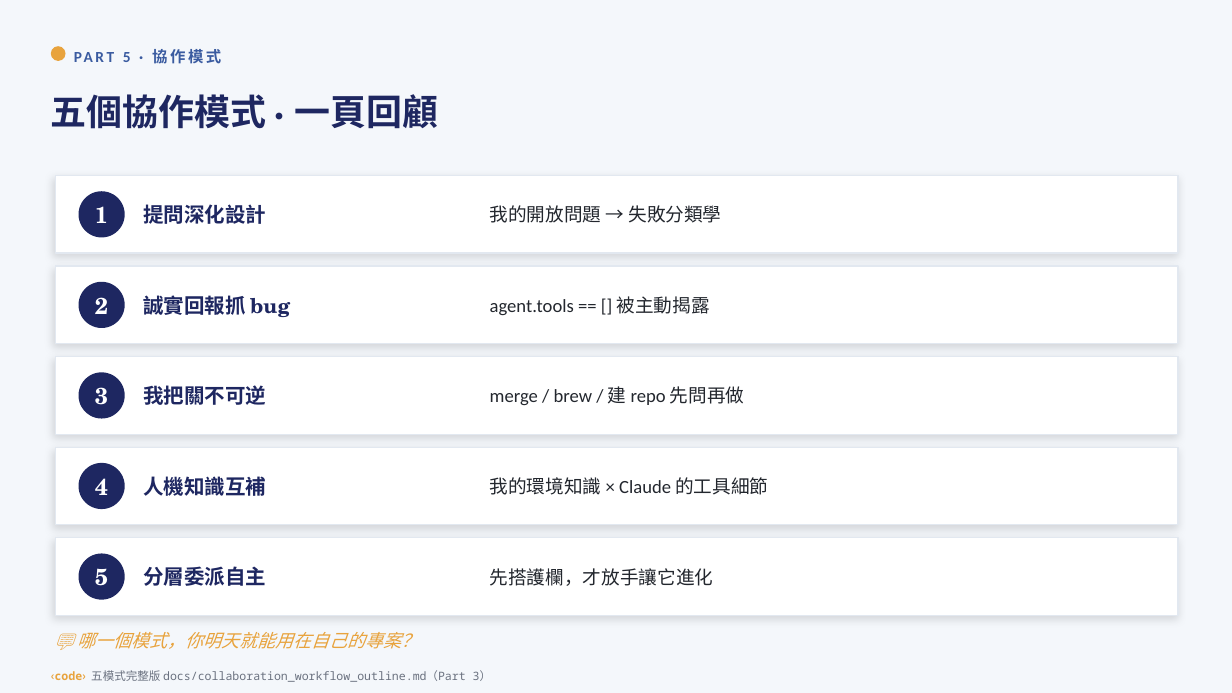
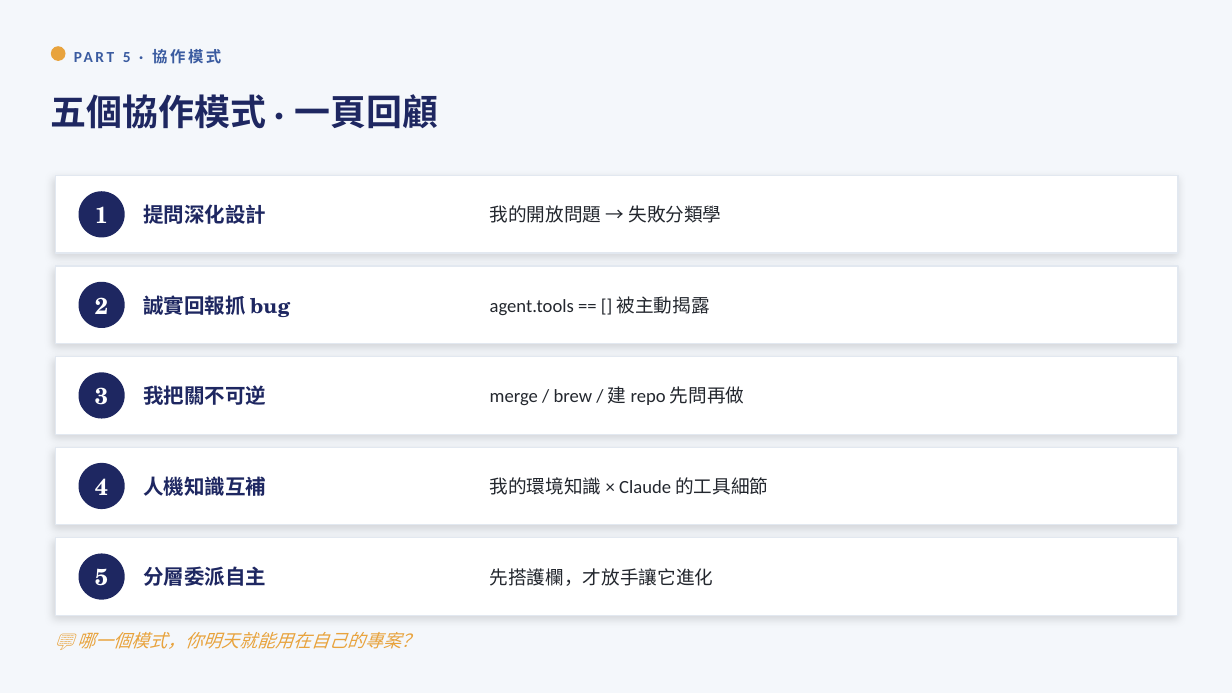
Before and after one commit to yuchieh/AgentSocietyChallenge_OpenEvolve, a slide deck: slide 21 of docs/slides/人AI進化_整合教學投影片.pptx. Drawn at 1232x693 pixels with LibreOffice and Linux fonts; fonts in the diff are those of the drawing. Boxes give left, top, right and bottom in pixels: in the first picture for what was removed or moved away, otherwise in the second. Text is boxed around its words. In the diff, an @@ line names an element or a change of style, - is before the commit and + after.

```diff
--- a/docs/slides/人AI進化_整合教學投影片.pptx
+++ b/docs/slides/人AI進化_整合教學投影片.pptx
@@ text removed at [51, 670, 491, 682] @@
-‹code› 五模式完整版 docs/collaboration_workflow_outline.md（Part 3）
```
Also in this commit, not shown: 10 other slides changed, 1 other file.
